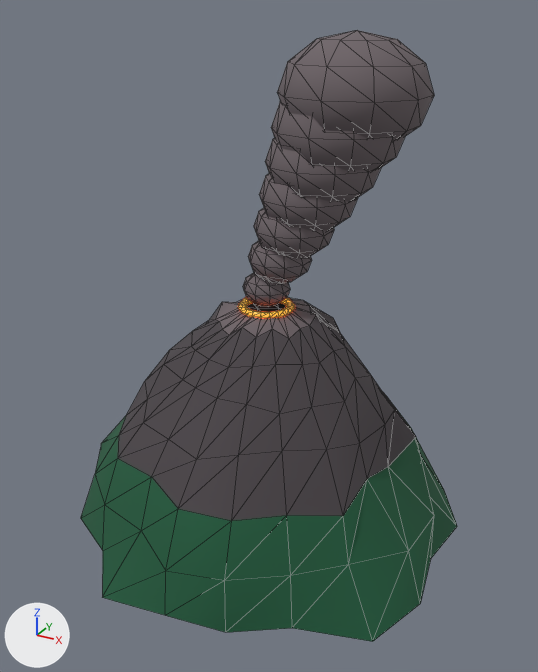
Renders of the glTF model art/models/jungle_volcano.glb from each side of a commit.
Rendered twice from a camera (50 mm lens) standing at (99.0, -178.4, 150.1) and looking at (2.6, -3.2, 62.4). The axes (+X, +Y, +Z) are drawn at lower left. The lights are the same throughout. The older version comes first. Mesh edges are drawn as thin lines. Vertices at exactly the same position are counted once.

The first picture shows 'Volcano'.
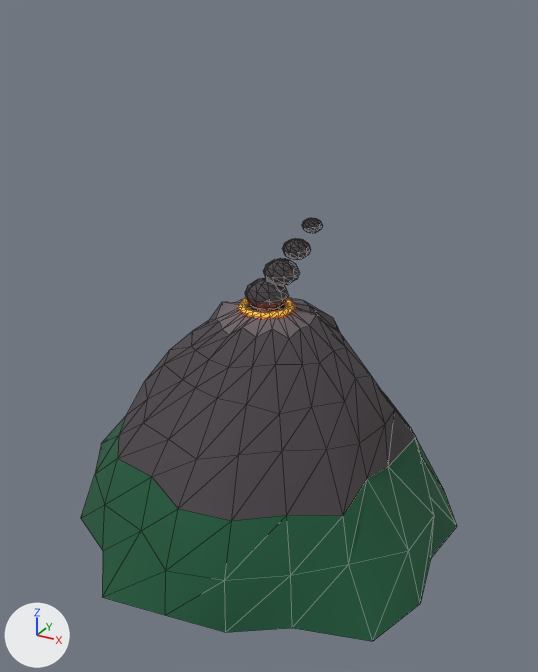
Edits to the scene script, one JSON object a line:
```json
{"block": "me_volcano", "where": "# used by ob_volcano; location = (0.0, 0.0, 0.0)"}
{"op": "remove", "block": "me_volcano", "code": "me_volcano.from_pydata(...)  # 624 vertices, 1180 faces; spans x -55.2..58.9, y -59.5..62.6, z 0.0..145.1"}
{"op": "add", "block": "me_volcano", "code": "me_volcano.from_pydata(...)  # 468 vertices, 880 faces; spans x -55.2..58.9, y -59.5..62.6, z 0.0..97.0"}
{"block": "me_volcano", "change": "me_volcano part 1: a new loose piece, a UV sphere (10 segments, 6 rings, poles along z) spanning x -6.2..6.2, y -6.5..6.5, z 69.4..78.6, in mat_jungleash (dark grey #4a4448)"}
{"block": "me_volcano", "change": "me_volcano part 2: a new loose piece, a UV sphere (10 segments, 6 rings, poles along z) spanning x -1.0..9.0, y -3.8..6.8, z 77.3..84.7, in mat_jungleash (dark grey #4a4448)"}
{"block": "me_volcano", "change": "me_volcano part 3: a new loose piece, a UV sphere (10 segments, 6 rings, poles along z) spanning x 4.1..11.9, y -1.1..7.1, z 85.1..90.9, in mat_jungleash (dark grey #4a4448)"}
{"block": "me_volcano", "change": "me_volcano part 4: a new loose piece, a UV sphere (10 segments, 6 rings, poles along z) spanning x 9.2..14.8, y 1.6..7.4, z 93.0..97.0, in mat_jungleash (dark grey #4a4448)"}
{"block": "me_volcano", "change": "me_volcano part 5: 7 loose pieces with 364 vertices, spanning x -6.7..40.2, y -11.2..29.2, z 70.8..145.1, are deleted"}
```

Pixel boxes [x1, y1, x2, y2] of what changed, in the pictures (538 x 672 px):
```json
{"object": "Volcano", "change": "reshaped", "before": [81, 30, 457, 642], "after": [81, 218, 457, 642], "on screen": "31% shorter"}
{"part": 1, "of": "me_volcano", "change": "added", "after": [245, 278, 289, 311]}
{"part": 2, "of": "me_volcano", "change": "added", "after": [263, 258, 299, 286]}
{"part": 3, "of": "me_volcano", "change": "added", "after": [282, 238, 311, 260]}
{"part": 4, "of": "me_volcano", "change": "added", "after": [302, 218, 322, 233]}
{"part": 5, "of": "me_volcano", "change": "deleted", "before": [243, 30, 434, 307]}
```
